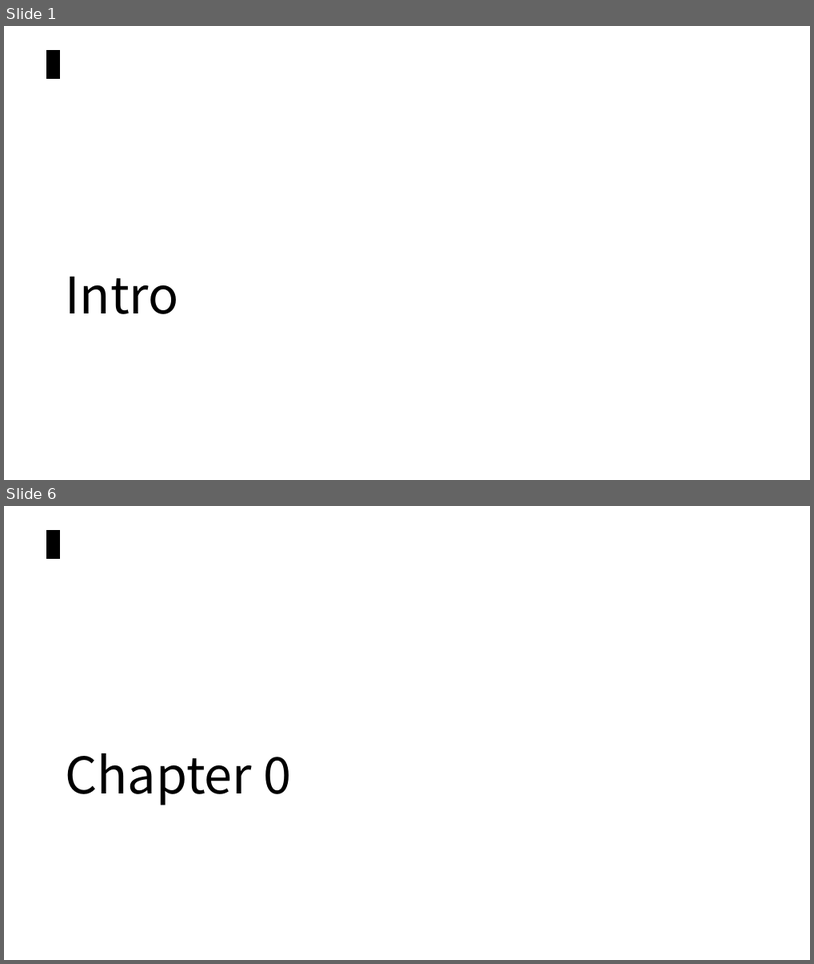
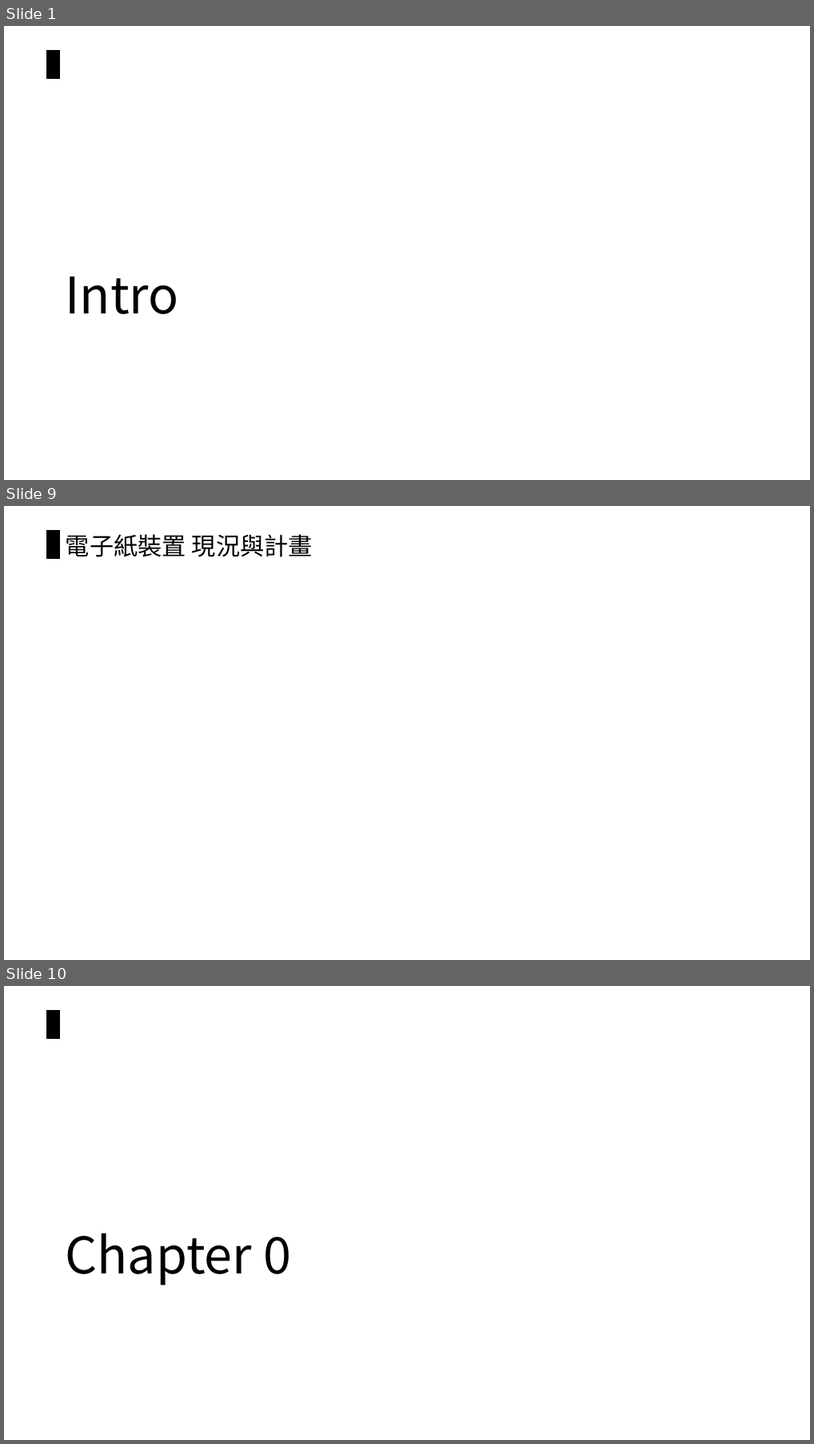
Before and after one commit to chiachin-yen/NCKU_workshop_2018, a slide deck: 2018_Eink工作營.pptx. Shown one above the other, each under a label of ours: slides 1 and 6 before the commit, slides 1, 9 and 10 after it; the slides between them are not shown. The pictures are 814x964 and 814x1444 pixels, drawn with LibreOffice and Linux fonts; fonts in the diff are those of the drawing. Boxes give left, top, right and bottom in pixels: in the first picture for what was removed or moved away, otherwise in the second. Text is boxed around its words. In the diff, an @@ line names an element or a change of style, - is before the commit and + after.

```diff
--- a/2018_Eink工作營.pptx
+++ b/2018_Eink工作營.pptx
@@ slide 9 added at (x1=4, y1=506, x2=810, y2=960), background #FFFFFF; not listed: 1 template element that a slide beside it also shows @@
@@ title added at (x1=66, y1=534, x2=313, y2=557), 28.8 pt, text #000000 @@
+電子紙裝置 現況與計畫
@@ what was slide 6 is now slide 10 @@
```
Also in this commit, not shown: 3 slides changed, 5 other slides added, 1 slide removed.
